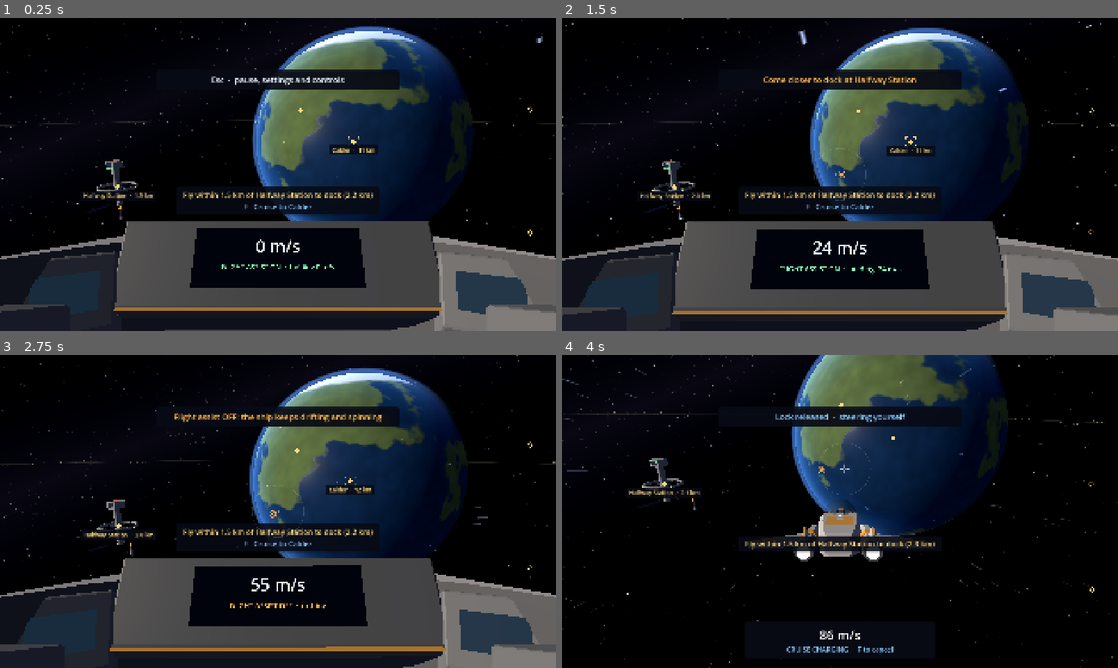
Above: before the commit, frames 1-4 (two rows, left to right).
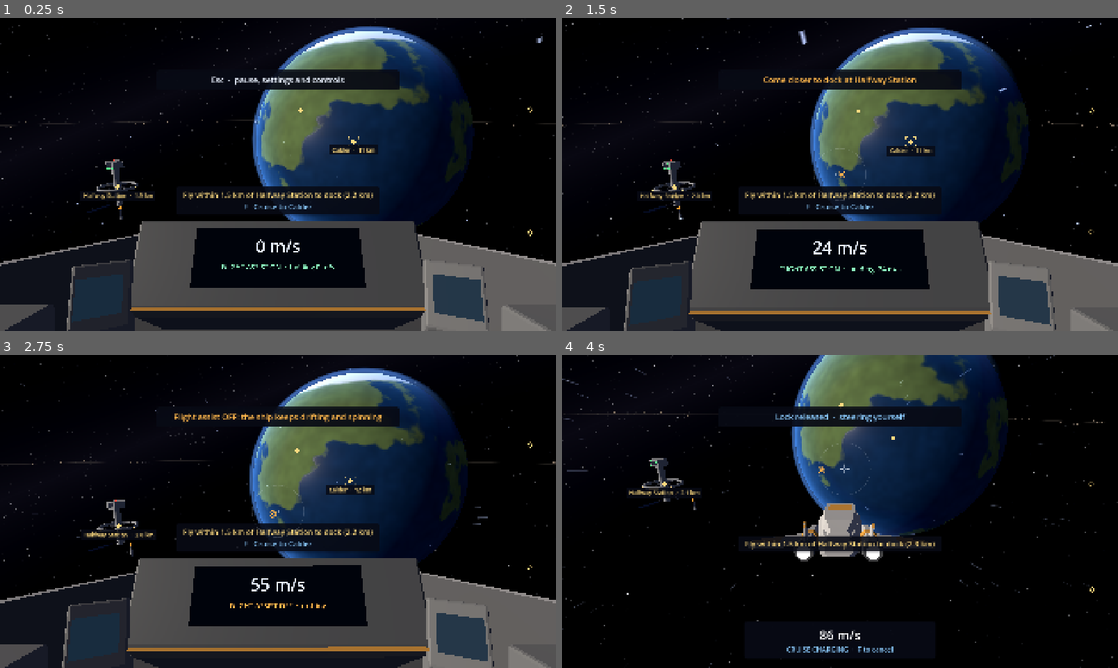
Above: after the commit, the same moments.

Repository: ggbillyjoe3526/praesepe
Game: Godot game, scene res://game/main/main.tscn
The game is run twice, just before and just after one commit, with the same random seed, the same clock (stepped at 60 frames per second) and the same inputs.
Inputs (mouse positions are in pixels of both pictures, inside the frame that each line leads up to):
- Up to frame 1 (0.25 s): no input
- Up to frame 2 (1.5 s): tap Enter at 0.5 s; move the mouse to (867, 174) at 0.52 s; hold G (dock) 0.53-1.28 s; hold S (thrust_back) from 0.53 s (still down); click (867, 174) at 0.67 s; move the mouse to (812, 174) at 1.27 s; tap X (full_stop) at 1.35 s
- Up to frame 3 (2.75 s): keep holding S (thrust_back); move the mouse to (289, 505) at 2.02 s; hold Z (toggle_assist) from 2.03 s (still down)
- Up to frame 4 (4 s): keep holding S (thrust_back); move the mouse to (834, 517) at 2.77 s; release Z (toggle_assist) at 2.78 s; tap V (toggle_camera) at 2.85 s; click (834, 517) at 2.92 s; move the mouse to (878, 514) at 3.52 s; hold F (toggle_cruise) from 3.53 s (still down)

The runs differ from the first frame. In frame 1, 5.8% of the frame differs, in the area x 0-100%, y 64-100%; in frame 2, 5.7%; in frame 3, 5.7%; in frame 4, 0.5%.

Commit message:
Hauler v002: flat windscreen sloping to the nose, taller back half, cockpit fitted inside its walls
The bubble canopy becomes flat panes with no frame bars: a windscreen, a roof window over the pilot and a side
window each side, in front of a taller back half. The cockpit is laid out inside straight walls, and
hauler_model.check_cockpit() reports any part that pokes through a wall, the floor or the glass (none now). Collision:
the canopy box becomes a box for the taller back half; mass, centre of mass and inertia are unchanged.

Co-Authored-By: Claude Opus 5.5 (1M context) <noreply@anthropic.com>
Claude-Session: https://claude.ai/code/session_01E8LVCK4ZTsdMYd6K2u2MSc

Diff:
--- a/game/ship/greybox_ship.tscn
+++ b/game/ship/greybox_ship.tscn
@@ -10,8 +10,8 @@
 [sub_resource type="BoxShape3D" id="Shape_hull"]
 size = Vector3(4, 2.4, 13.2)
 
-[sub_resource type="BoxShape3D" id="Shape_canopy"]
-size = Vector3(3.2, 1.0, 4.0)
+[sub_resource type="BoxShape3D" id="Shape_upper"]
+size = Vector3(3.4, 0.7, 10.6)
 
 [sub_resource type="BoxShape3D" id="Shape_pod"]
 size = Vector3(1.44, 1.44, 6.5)
@@ -39,9 +39,9 @@
 transform = Transform3D(1, 0, 0, 0, 1, 0, 0, 0, 1, 0, 0, -0.6)
 shape = SubResource("Shape_hull")
 
-[node name="CanopyShape" type="CollisionShape3D" parent="."]
-transform = Transform3D(1, 0, 0, 0, 1, 0, 0, 0, 1, 0, 1.7, -3.6)
-shape = SubResource("Shape_canopy")
+[node name="UpperShape" type="CollisionShape3D" parent="."]
+transform = Transform3D(1, 0, 0, 0, 1, 0, 0, 0, 1, 0, 1.55, 0.8)
+shape = SubResource("Shape_upper")
 
 [node name="WingShape" type="CollisionShape3D" parent="."]
 transform = Transform3D(1, 0, 0, 0, 1, 0, 0, 0, 1, 0, -0.4, 2.5)
Binary file changed: game/ship/models/hauler_cockpit.glb
Binary file changed: game/ship/models/hauler_exterior.glb
Not shown, changed: tools/blender/hauler_model.py
